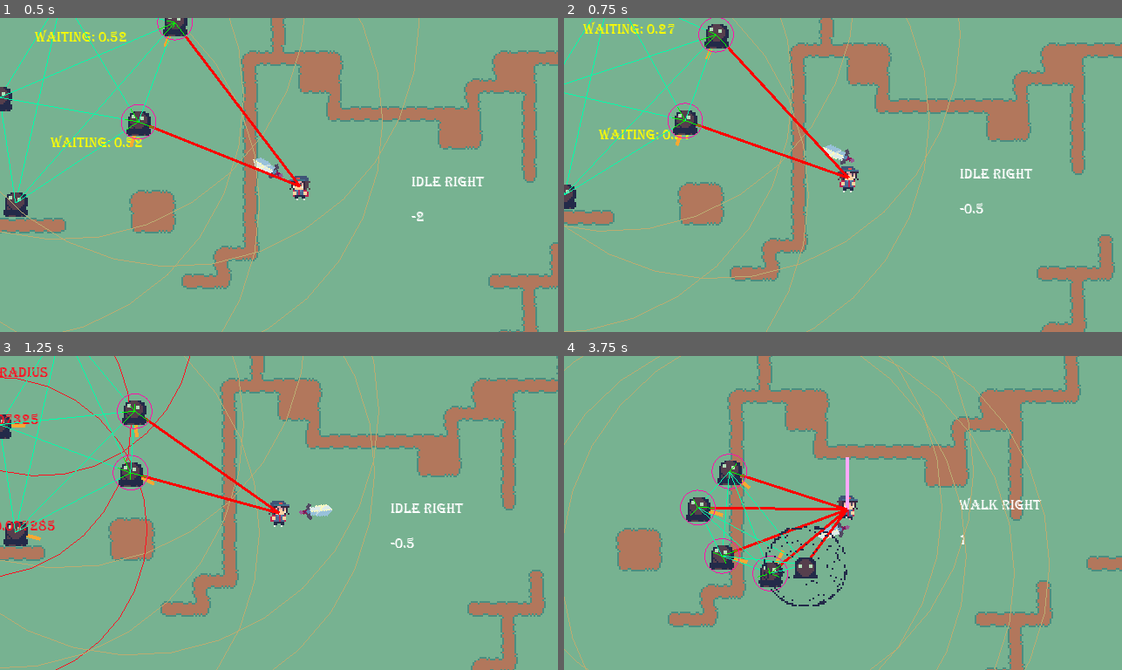
Above: before the commit, frames 1-4 (two rows, left to right).
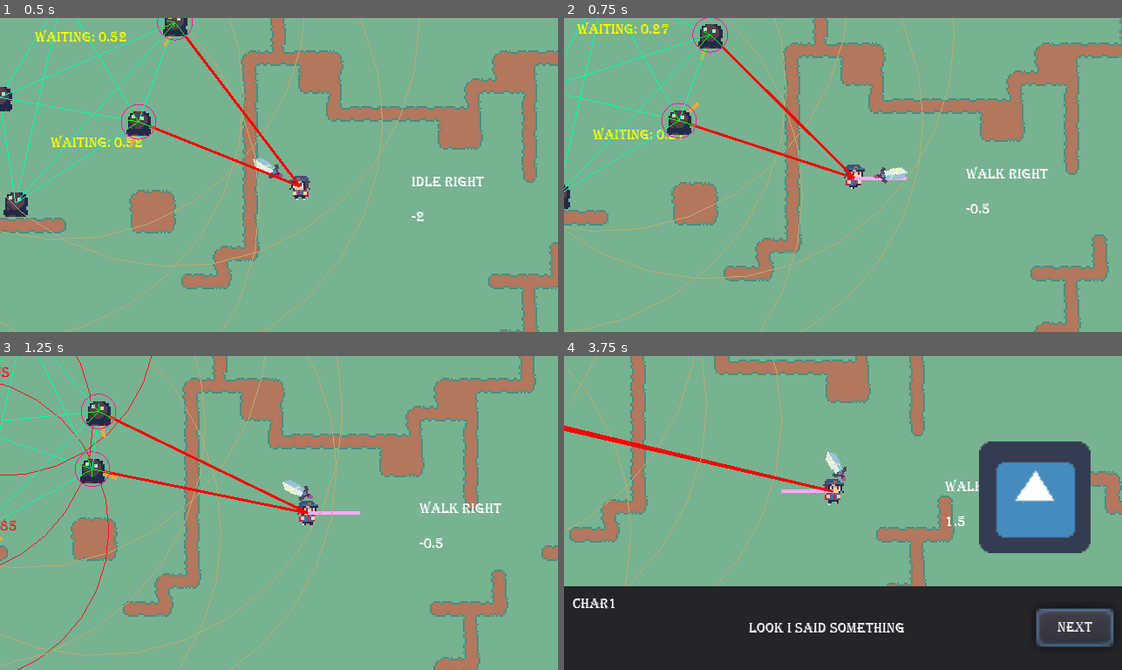
Above: after the commit, the same moments.

Repository: OceanBoy612/SimpleRPG
Game: Godot game, scene res://Code/Maps/Map1.tscn
Same seed, same stepped clock (60 frames per second), same inputs: the game is played once before the commit and once after it. The engine's default icon, where the game draws it, is replaced by a stand-in: a white triangle on a blue panel in a dark square.
Inputs (mouse positions are in pixels of both pictures, inside the frame that each line leads up to):
- Up to frame 1 (0.5 s): no input
- Up to frame 2 (0.75 s): tap Enter (ui_accept) at 0.5 s; move the mouse to (965, 159) at 0.52 s; hold Right (ui_right) from 0.53 s (still down); click (965, 159) at 0.6 s
- Up to frame 3 (1.25 s): keep holding Right (ui_right); tap Enter (ui_accept) at 0.77, 1.07 s; tap E (interact, bound only after the commit) at 0.8 s
- Up to frame 4 (3.75 s): move the mouse to (731, 528) at 1.27 s; release Right (ui_right) at 1.28 s; hold Down (ui_down) 1.28-2.03 s; tap E (interact, bound only after the commit) at 1.35, 3.05, 3.6 s; tap Enter (ui_accept) at 1.52, 1.55, 1.82, 2.1, 3.02, 3.32 s; move the mouse to (898, 443) at 2.02 s; hold Right (ui_right) 2.03-2.78 s; click (898, 443) at 2.3 s; move the mouse to (815, 575) at 2.77 s; hold Up (ui_up) 2.78-3.53 s; click (815, 575) at 2.85 s; move the mouse to (1010, 560) at 3.52 s; hold Left (ui_left) from 3.53 s (still down)

Frame 1 is identical in both runs. In frame 2, 12% of the frame differs, in the area x 0-100%, y 0-100%; in frame 3, 25%; in frame 4, 54%.

Commit message:
Changed e to interact and left click to attack
moved interact code into process method since it has nothing to do with physics
created an 'attack' input which is the left mouse button

Diff:
--- a/src/Code/Character Controller/Weapon/weapon.gd
+++ b/src/Code/Character Controller/Weapon/weapon.gd
@@ -7,7 +7,7 @@
 signal attack_finished
 
 
-export(String) var input_name = "ui_accept"
+#export(String) var input_name = "ui_accept"
 export(float) var delay_time = 0.1
 export(float) var attack_time = 0.1
 #export(float) var damage_amt = 1
--- a/src/Code/Character Controller/melee_attack.gd
+++ b/src/Code/Character Controller/melee_attack.gd
@@ -7,7 +7,7 @@
 """
 
 
-export(String) var input_name = "ui_accept"
+#export(String) var input_name = "ui_accept"
 export(float) var delay_time = 0.1
 export(float) var activation_duration = 0.1
 
--- a/src/Code/Character Controller/player_controller.gd
+++ b/src/Code/Character Controller/player_controller.gd
@@ -27,6 +27,17 @@
 var time_since_accept = 999
 var dash_dir = ""
 
+
+func _process(delta):
+	# buffer acceptPressed
+#	time_since_accept = 0 if Input.is_action_just_pressed("ui_accept") else time_since_accept + delta
+#	var acceptPressed = time_since_accept < accept_buffer_time
+	var interact_pressed = Input.is_action_just_pressed("interact")
+	# Check for interaction or attacking
+	if interact_pressed and state == MOVE and kb.has_meta("interactable"):
+		var inter : Interactable = kb.get_meta("interactable")
+		inter.start_interaction()
+
 func _physics_process(delta):
 	if not kb:
 		print("Character controller requires a KinematicBody2D as a parent")
@@ -34,15 +45,8 @@
 
 	var axis: Vector2 = _get_input_axis()
 
-	# buffer acceptPressed
-	time_since_accept = 0 if Input.is_action_just_pressed("ui_accept") else time_since_accept + delta
-	var acceptPressed = time_since_accept < accept_buffer_time
-
-	# Check for interaction or attacking
-	if acceptPressed and state == MOVE and kb.has_meta("interactable"):
-		var inter : Interactable = kb.get_meta("interactable")
-		inter.start_interaction()
-	elif acceptPressed and state == MOVE:
+	var attack_pressed = Input.is_action_just_pressed("attack") # leftmousebutton
+	if attack_pressed and state == MOVE:
 		state = ATTACK
 		startAttack = true
 
--- a/src/project.godot
+++ b/src/project.godot
@@ -125,6 +125,19 @@
 , Object(InputEventMouseButton,"resource_local_to_scene":false,"resource_name":"","device":0,"alt":false,"shift":false, …(202 unchanged characters)…
  ]
 }
+ui_select={
+"deadzone": 0.5,
+"events": [ Object(InputEventJoypadButton,"resource_local_to_scene":false,"resource_name":"","device":0,"button_index":3,"pressure":0.0,"pressed":false,"script":null)
+ ]
+}
+ui_focus_next={
+"deadzone": 0.5,
+"events": [  ]
+}
+ui_focus_prev={
+"deadzone": 0.5,
+"events": [  ]
+}
 ui_left={
 "deadzone": 0.5,
 "events": [ Object(InputEventKey,"resource_local_to_scene":false,"resource_name":"","device":0,"alt":false,"shift":false,"control":false,"meta":false,"command":false,"pressed":false,"scancode":16777231,"unicode":0,"echo":false,"script":null)
@@ -151,6 +164,37 @@
 "events": [ Object(InputEventKey,"resource_local_to_scene":false,"resource_name":"","device":0,"alt":false,"shift":false,"control":false,"meta":false,"command":false,"pressed":false,"scancode":16777234,"unicode":0,"echo":false,"script":null)
 , Object(InputEventJoypadButton,"resource_local_to_scene":false,"resource_name":"","device":0,"button_index":13,"pressure":0.0,"pressed":false,"script":null)
 , Object(InputEventKey,"resource_local_to_scene":false,"resource_name":"","device":0,"alt":false,"shift":false,"control":false,"meta":false,"command":false,"pressed":false,"scancode":83,"unicode":0,"echo":false,"script":null)
+ ]
+}
+ui_page_up={
+"deadzone": 0.5,
+"events": [  ]
+}
+ui_page_down={
+"deadzone": 0.5,
+"events": [  ]
+}
+ui_home={
+"deadzone": 0.5,
+"events": [  ]
+}
+ui_end={
+"deadzone": 0.5,
+"events": [  ]
+}
+interact={
+"deadzone": 0.5,
+"events": [ Object(InputEventKey,"resource_local_to_scene":false,"resource_name":"","device":0,"alt":false,"shift":false,"control":false,"meta":false,"command":false,"pressed":false,"scancode":69,"unicode":0,"echo":false,"script":null)
+ ]
+}
+dash={
+"deadzone": 0.5,
+"events": [ Object(InputEventKey,"resource_local_to_scene":false,"resource_name":"","device":0,"alt":false,"shift":false,"control":false,"meta":false,"command":false,"pressed":false,"scancode":16777237,"unicode":0,"echo":false,"script":null)
+ ]
+}
+attack={
+"deadzone": 0.5,
+"events": [ Object(InputEventMouseButton,"resource_local_to_scene":false,"resource_name":"","device":0,"alt":false,"shift":false,"control":false,"meta":false,"command":false,"button_mask":0,"position":Vector2( 0, 0 ),"global_position":Vector2( 0, 0 ),"factor":1.0,"button_index":1,"pressed":false,"doubleclick":false,"script":null)
  ]
 }
 
